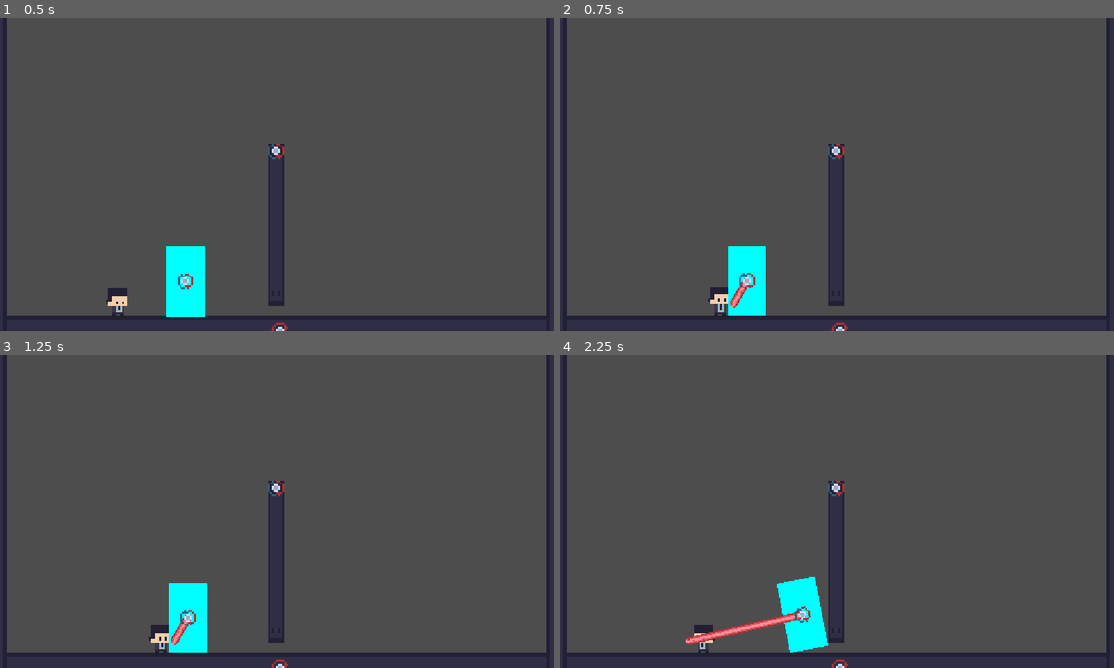
Above: before the commit, frames 1-4 (two rows, left to right).
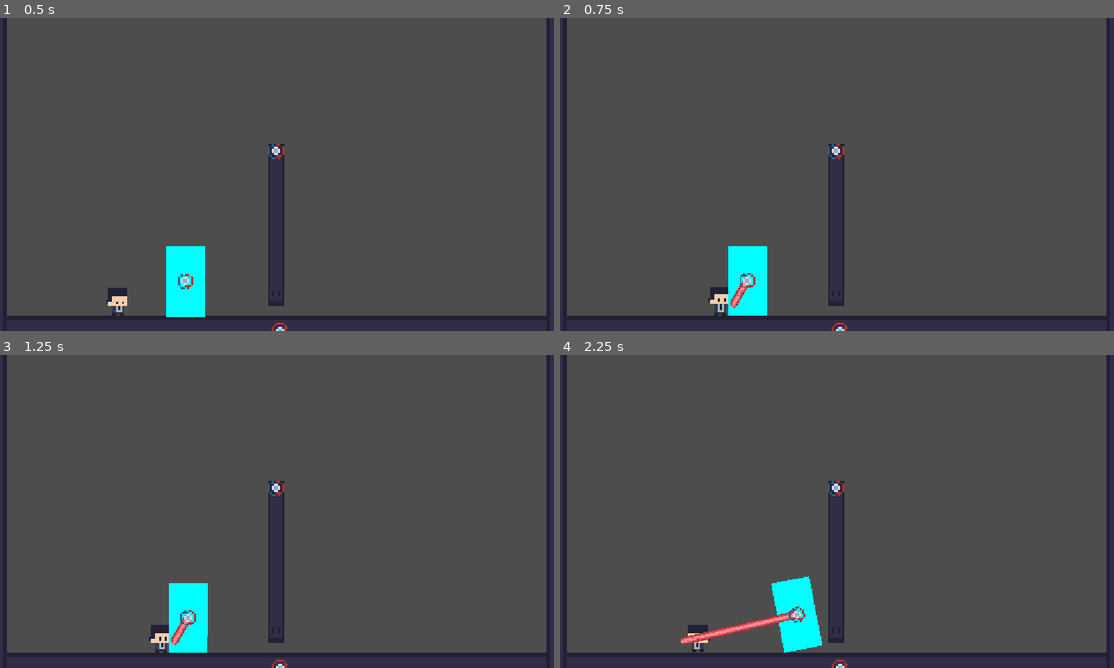
Above: after the commit, the same moments.

Repository: ChezM4ster/spin-to-win-jam
Game: Godot game, scene res://Scenes/testscene.tscn
Two runs of this game, one before a commit and one after it. Both use one fixed random seed, a clock stepped at 60 frames per second and the inputs below. This scene is started directly instead of the project's main scene.
Inputs:
- Up to frame 1 (0.5 s): no input
- Up to frame 2 (0.75 s): tap Enter (Interact) at 0.5, 0.6 s; hold D (Move_Right) from 0.53 s (still down)
- Up to frame 3 (1.25 s): keep holding D (Move_Right); tap W (Jump) at 0.77 s
- Up to frame 4 (2.25 s): tap Right (Spin_CW) at 1.35 s; tap W (Jump) at 1.52 s; release D (Move_Right) at 2.03 s; hold A (Move_Left) from 2.03 s (still down); tap Left (Spin_CounterCW) at 2.1 s

Frame 1 is identical in both runs. In frame 2, less than 0.1% of the frame differs, in the area x 30-38%, y 72-96%; in frame 3, less than 0.1%; in frame 4, 1.2%, in the area x 21-49%, y 70-96%.

Commit message:
Update spinner_detecting_projectile.tscn

Diff:
--- a/Scenes/spinner_detecting_projectile.tscn
+++ b/Scenes/spinner_detecting_projectile.tscn
@@ -1,10 +1,10 @@
 [gd_scene format=3 uid="uid://te3meu81bjha"]
 
-[ext_resource type="Texture2D" uid="uid://yvraxd70tfwh" path="res://Art Assets/Square.png" id="1_r8opy"]
 [ext_resource type="Script" uid="uid://cjrpa2wsk7x0a" path="res://Scripting/spinner_detecting_projectile.gd" id="1_tlnil"]
+[ext_resource type="Texture2D" uid="uid://b08q333dbsibg" path="res://Art Assets/laserbeam.png" id="2_53ajk"]
 
 [sub_resource type="RectangleShape2D" id="RectangleShape2D_u0ya7"]
-size = Vector2(7, 4)
+size = Vector2(7.5, 4)
 
 [node name="SpinnerDetectingProjectile" type="RigidBody2D" unique_id=1858866509]
 collision_layer = 8
@@ -19,12 +19,13 @@
 script = ExtResource("1_tlnil")
 
 [node name="CollisionShape2D" type="CollisionShape2D" parent="." unique_id=1475371140]
+position = Vector2(0.25, 0)
 shape = SubResource("RectangleShape2D_u0ya7")
 
 [node name="Sprite2D" type="Sprite2D" parent="CollisionShape2D" unique_id=212875787]
-position = Vector2(-9.536743e-07, 0)
-scale = Vector2(0.031133391, 0.016195374)
-texture = ExtResource("1_r8opy")
+position = Vector2(-0.1250006, -1.1920929e-07)
+scale = Vector2(0.51562494, 0.6666667)
+texture = ExtResource("2_53ajk")
 
 [node name="Timer" type="Timer" parent="." unique_id=1657811879]
 wait_time = 3.0
